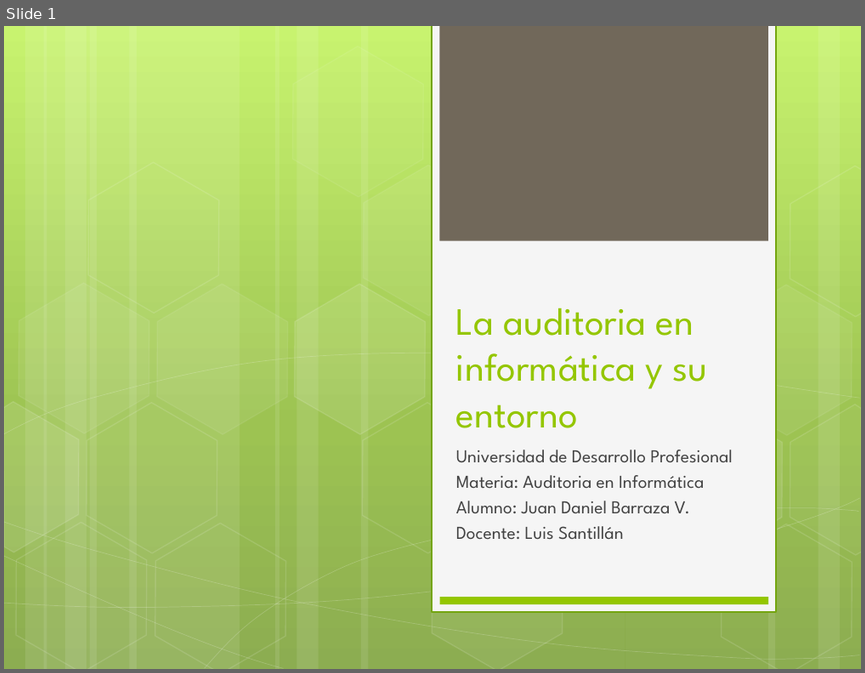
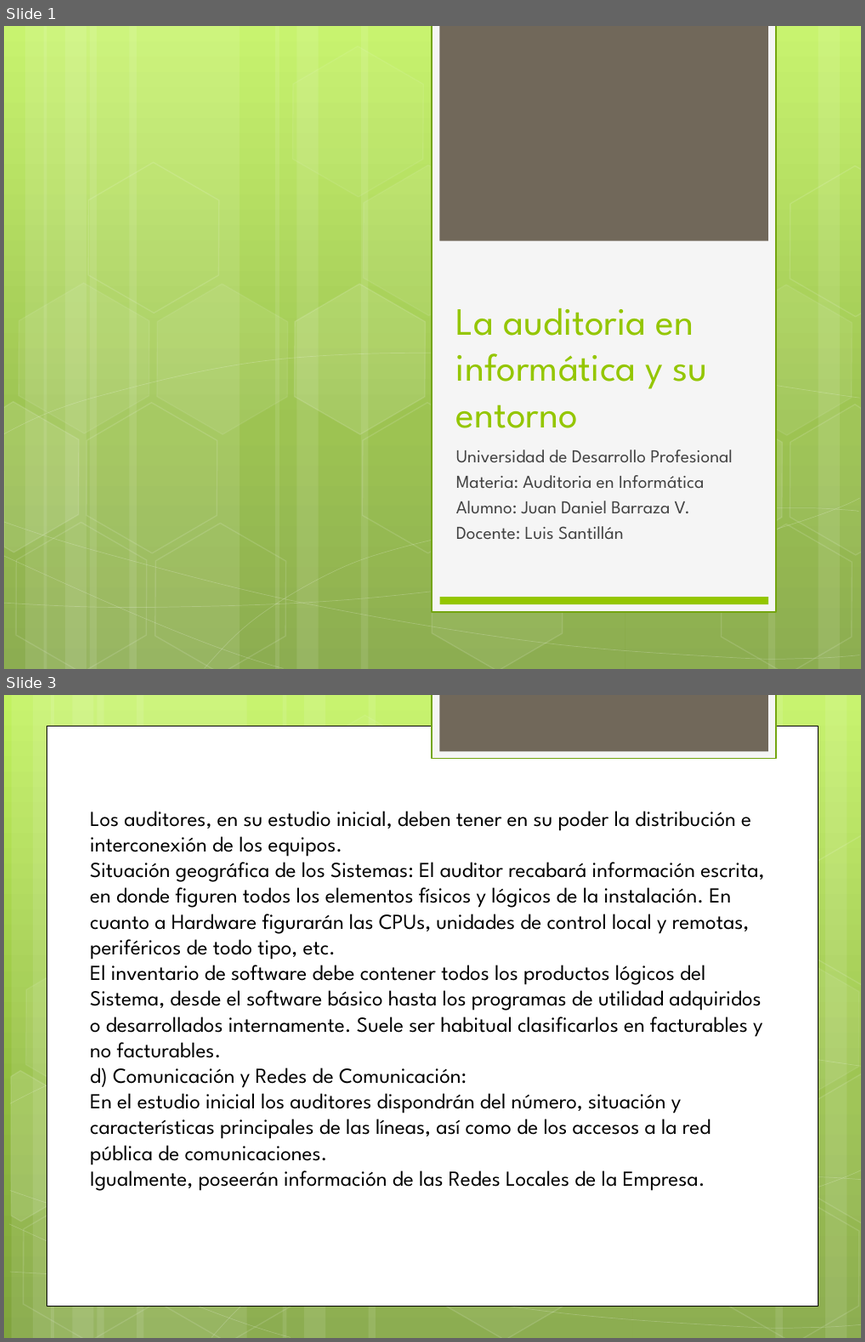
Before and after one commit to lc850/auditoria, a slide deck: La auditoria en informática y su entorno.pptx. Shown one above the other, each under a label of ours: slide 1 before the commit, slides 1 and 3 after it; the slides between them are not shown. The pictures are 865x673 and 865x1342 pixels, drawn with LibreOffice and Linux fonts; fonts in the diff are those of the drawing. Boxes give left, top, right and bottom in pixels: in the first picture for what was removed or moved away, otherwise in the second. Text is boxed around its words. In the diff, an @@ line names an element or a change of style, - is before the commit and + after.

Commit message:
La auditoria en informática y su entorno

```diff
--- a/La auditoria en informática y su entorno.pptx
+++ b/La auditoria en informática y su entorno.pptx
@@ slide 3 added at (4,695,861,1338), background gradient #C3F35F to #93BF3F to #81A53E @@
@@ rectangle added at (432,695,776,759), fill #F5F5F5, outline #74A510 1.25 pt @@
@@ rectangle added at (439,695,767,752), fill #71685A @@
@@ rectangle added at (46,726,818,1305), fill #FFFFFF, outline #000000 0.5 pt @@
@@ text added at (90,811,764,1191), 18 pt, text #000000 @@
+Los auditores, en su estudio inicial, deben tener en su poder la distribución e interconexión de los equipos.
+Situación geográfica de los Sistemas: El auditor recabará información escrita, en donde figuren todos los elementos físicos y lógicos de la instalación. En cuanto a Hardware figurarán las CPUs, unidades de control local y remotas, periféricos de todo tipo, etc.
+El inventario de software debe contener todos los productos lógicos del Sistema, desde el software básico hasta los programas de utilidad adquiridos o desarrollados internamente. Suele ser habitual clasificarlos en facturables y no facturables.
+d) Comunicación y Redes de Comunicación:
+En el estudio inicial los auditores dispondrán del número, situación y características principales de las líneas, así como de los accesos a la red pública de comunicaciones.
+Igualmente, poseerán información de las Redes Locales de la Empresa.
@@ group added at (4,695,861,1338): 12 rectangles, 8 freeform shapes, 8 hexagons @@
```
Also in this commit, not shown: 3 other slides added, 1 slide removed, 2 other files.
